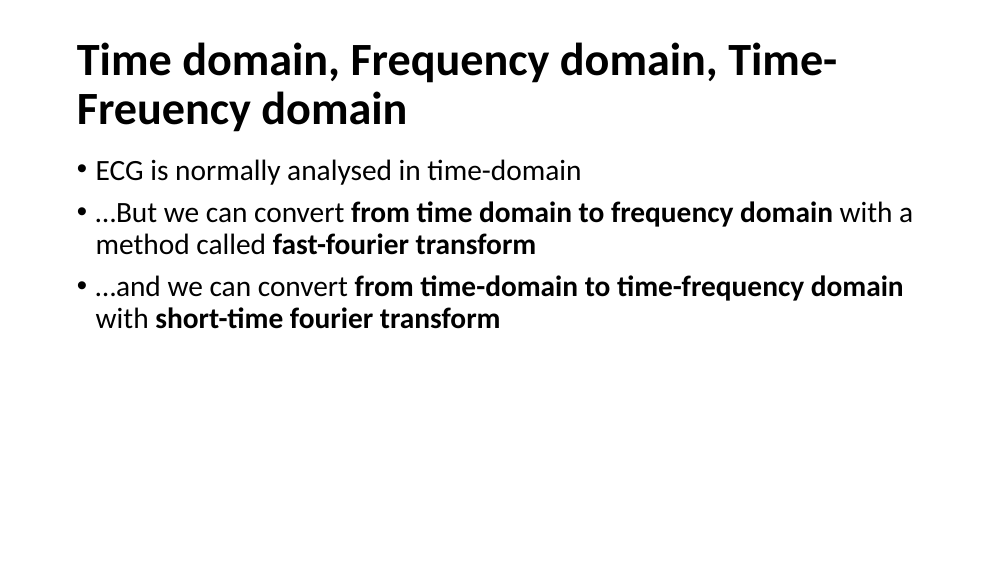
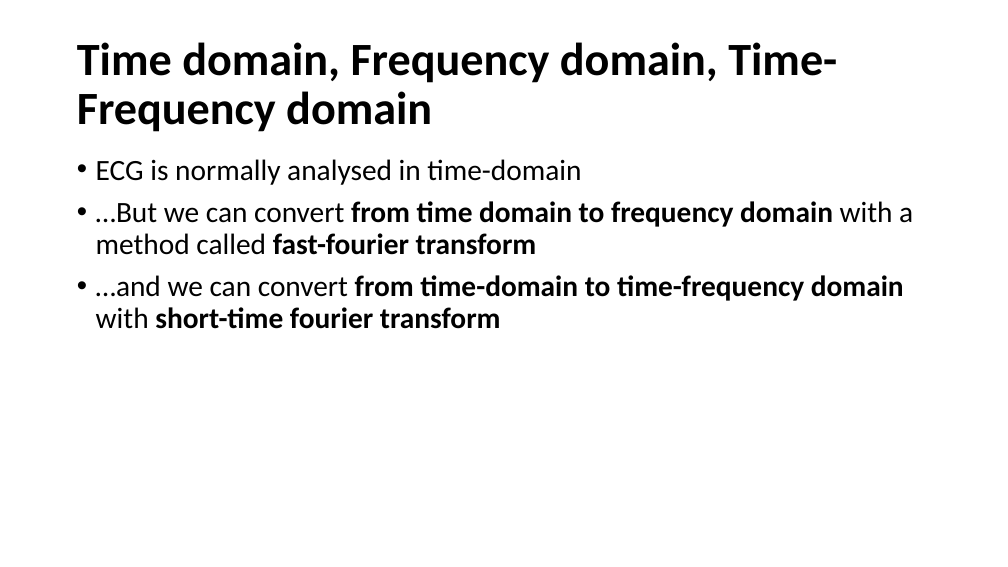
Before and after one commit to mengwong/nemo-projects, a slide deck: slide 11 of project_5_multilead_ecg_analysis/presentation/classifying_ecg_data.pptx. Drawn at 1008x567 pixels with LibreOffice and Linux fonts; fonts in the diff are those of the drawing. Boxes give left, top, right and bottom in pixels: in the first picture for what was removed or moved away, otherwise in the second. Text is boxed around its words. In the diff, an @@ line names an element or a change of style, - is before the commit and + after.

```diff
--- a/project_5_multilead_ecg_analysis/presentation/classifying_ecg_data.pptx
+++ b/project_5_multilead_ecg_analysis/presentation/classifying_ecg_data.pptx
@@ title at bbox=[77, 42, 837, 132]: text changed @@
-Time domain, Frequency domain, Time-Freuency domain
+Time domain, Frequency domain, Time-Frequency domain
```
Also in this commit, not shown: 4 other slides changed, 1 slide added, 1 slide removed, 15 other files.
